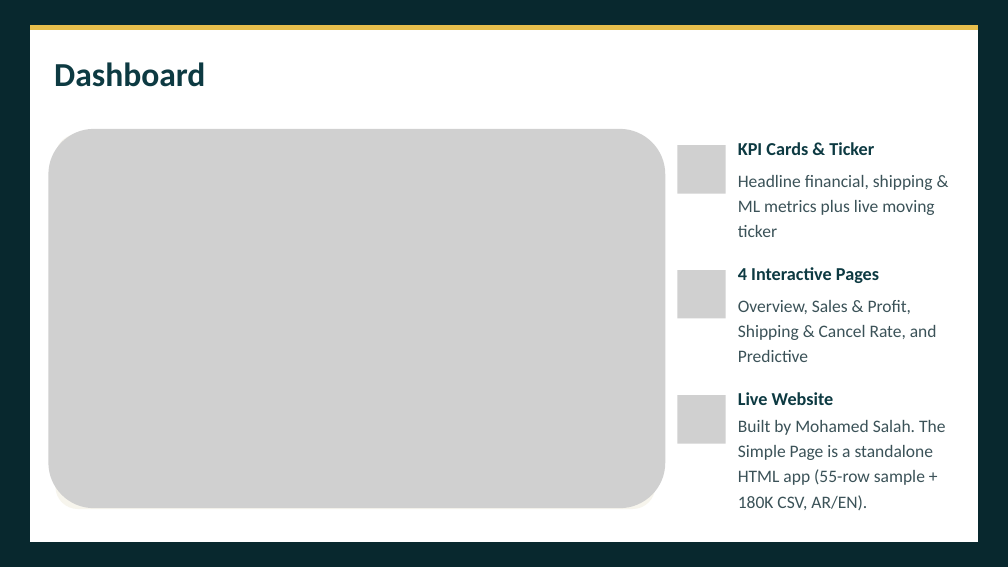
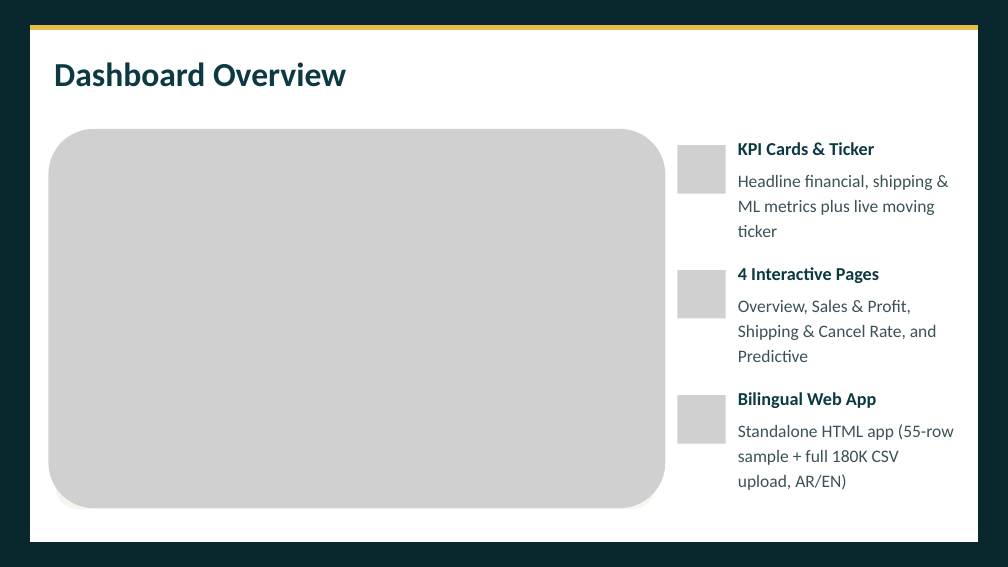
Before and after one commit to Team5-Depi/Supply-Chain-Dataset-Analysis-Final_Project, a slide deck: slide 12 of Presentation/Supply_Chain_Dataset_Analysis_Presentation.pptx. Drawn at 1008x567 pixels with LibreOffice and Linux fonts; fonts in the diff are those of the drawing; grey boxes stand for pictures. Boxes give left, top, right and bottom in pixels: in the first picture for what was removed or moved away, otherwise in the second. Text is boxed around its words. In the diff, an @@ line names an element or a change of style, - is before the commit and + after.

```diff
--- a/Presentation/Supply_Chain_Dataset_Analysis_Presentation.pptx
+++ b/Presentation/Supply_Chain_Dataset_Analysis_Presentation.pptx
@@ text at (x1=54, y1=62, x2=346, y2=87): text changed @@
-Dashboard
+Dashboard Overview
@@ text at (x1=738, y1=392, x2=877, y2=408): text changed @@
-Live Website
+Bilingual Web App
@@ text at (x1=738, y1=424, x2=954, y2=490): text changed @@
-Built by Mohamed Salah. The Simple Page is a standalone HTML app (55-row sample + 180K CSV, AR/EN).
+Standalone HTML app (55-row sample + full 180K CSV upload, AR/EN)
```
Also in this commit, not shown: 5 other slides changed.
